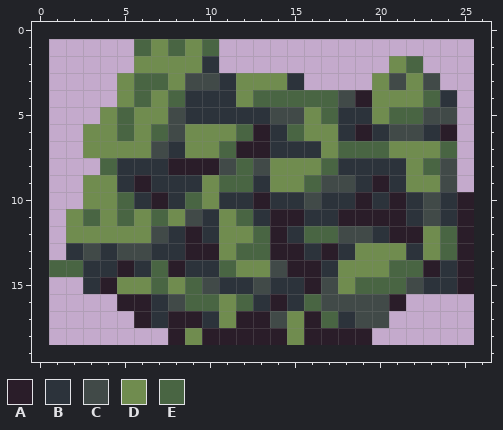
File history of a pixel-art file, art/objects/bush.ase. Above, as it was before the edit.
25x18 pixels, 1 frame. The old version is drawn lined up with the new one, on the new canvas.
Palette (. is transparent): A #2a1d29  B #2c333b  C #414a48  D #708c4f  E #496543
Pixels before, first column x 1:
 1 .....EDEDE...............
 2 .....DDDDB..........DE...
 3 ....DEEDCCBDDDB....DCDC..
 4 ....DEDEBBBDEEEEECADDDEB.
 5 ...DEDDCBBBBBCCDEBBDEECC.
 6 ..DDEDECDDDEABEDDBABCCBA.
 7 ..DDDDCBDDEAABBBDEEEDDDE.
 8 ...EBBBAAACECDDDEBBBBDEC.
 9 ..DDBABBBDEEBDDECCBABDDC.
10 ..DDEBABEDBBABBCBBABABCBA
11 .DEDEDEDCBDEBAABBAAAABCBA
12 .DDDDDCBABDDEABEECCBAADEA
13 .BCBCCBBAADEEAABABDDDBDEA
14 EEBBABEABBEDDCAABDDDEEABA
15 ..BADDEDECBBCBBACDEEECBBA
16 ....AABCEEDEBABECCCCA....
17 .....ABAABDAACDAEBCC.....
18 .......ADAAAAADAAAA......
After:
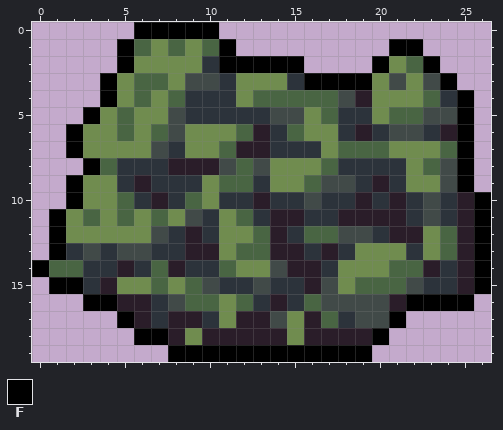
Colours new in this view: F #000000
The edit:
canvas 25x18 -> 27x20, the old top-left corner now at 1,1
The edit adds colour F in row 0 at x 6 to 10; in row 1 at x 5, 11 and 21 to 22; in row 2 at x 5, 11 to 15, 20 and 23; in row 3 at x 4, 16 to 19 and 24; in row 4 at x 4 and 25; in row 5 at x 3 and 25.
The edit adds colour F in rows 6 to 7 at x 2 and 25; in row 8 at x 3 and 25; in row 9 at x 2 and 25; in row 10 at x 2 and 26; in rows 11 to 13 at x 1 and 26; in row 14 at x 0 and 26.
The edit adds colour F in row 15 at x 1 to 2 and 26; in row 16 at x 3 to 4 and 22 to 25; in row 17 at x 5 and 21; in row 18 at x 6 to 7 and 20; in row 19 at x 8 to 19.
Pixel boxes of the changes (left, top, right, bottom) in both pictures:
added: (32, 22, 491, 362)
